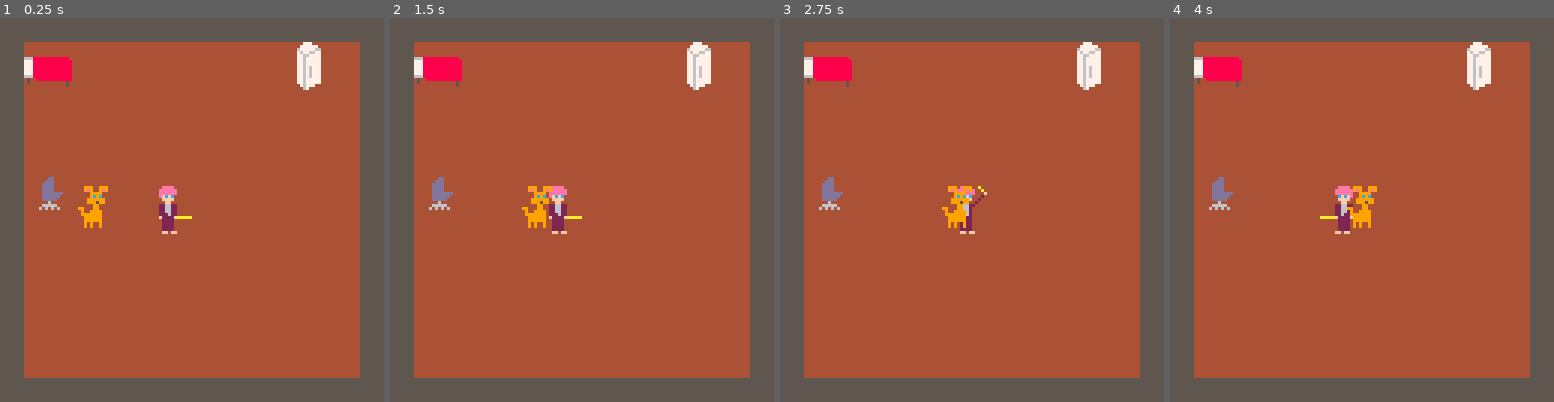
Above: before the commit, frames 1-4 (left to right).
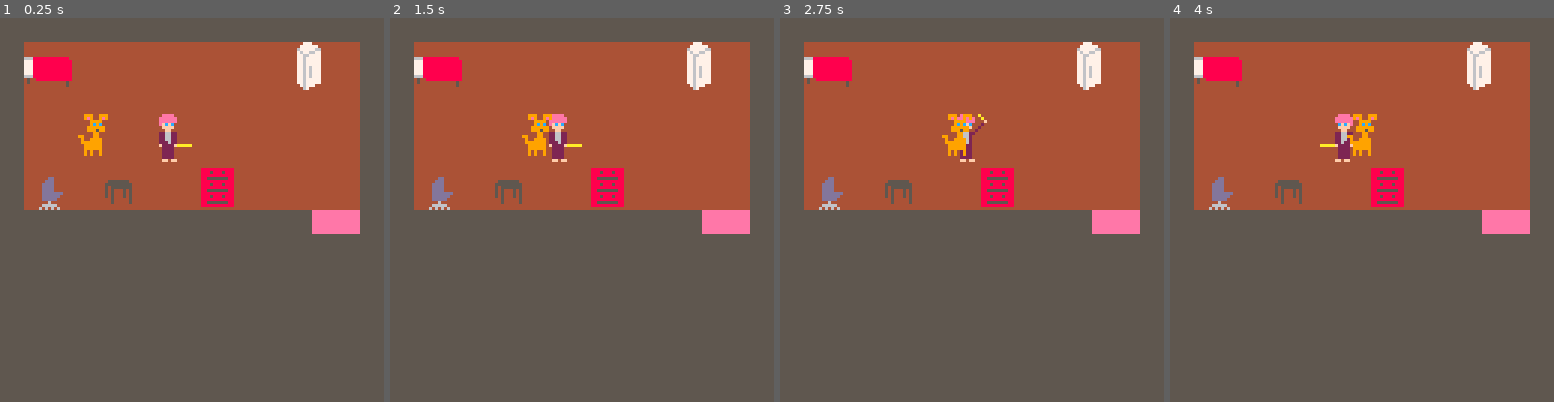
Above: after the commit, the same moments.

Repository: kuhnevan/ims-445-final-project
Game: PICO-8 cartridge final/finalproject.p8
Same seed, same stepped clock (60 frames per second), same inputs: the game is played once before the commit and once after it.
Inputs:
- Up to frame 1 (0.25 s): no input
- Up to frame 2 (1.5 s): tap O (Z key) at 0.7 s
- Up to frame 3 (2.75 s): hold Right 1.6-2.1 s; tap O (Z key) at 1.7, 2.1, 2.5 s; hold Up 2.15-2.42 s; hold Right from 2.47 s (still down)
- Up to frame 4 (4 s): tap O (Z key) at 2.9, 3.3, 3.7 s; release Right at 3.03 s; hold Left 3.08-3.58 s; hold Down 3.63-3.97 s

The runs differ from the first frame. In frame 1, 41% of the frame differs, in the area x 6-94%, y 25-94%; in frame 2, 41%; in frame 3, 40%; in frame 4, 41%.

Commit message:
added dresser, map infrastructure

Diff:
--- a/final/finalproject.p8
+++ b/final/finalproject.p8
@@ -3,7 +3,9 @@
 __lua__
 x = 64
 y = 64
-
+level = 0
+mapwidth = 16
+mapheight = 16
 z = 1
 
 time_t = 0
@@ -13,7 +15,7 @@
 -- initializes the player
 p1 = {
     x = 6 * cellwidth,
-    y = 7 * cellwidth,
+    y = 4 * cellwidth,
     hasbat = false,
     damage = 0,
     health = 10,
@@ -27,7 +29,7 @@
 -- initializes the dog
 dog = {
     x = 2 * cellwidth,
-    y = 7 * cellwidth,
+    y = 4 * cellwidth,
     health = 1000,
     sprindex = 7,
     width = 2,
@@ -137,6 +139,11 @@
     end
 end
 
+function drawmap(lvl)
+	if (lvl == 0) map(0 + lvl*mapwidth, 0 + lvl * mapheight,0 + lvl*mapwidth, 0 + lvl * mapheight,16,16)
+end
+
+
 function _update()
  if (btn(0)) then moveleft(p1) end
  if (btn(1)) then moveright(p1) end
@@ -151,12 +158,20 @@
 
 
 function _draw()
- map(0,0,0,0,16,16)
- --spr(p1.sprindex, p1.x, p1.y, p1.width, p1.height, p1.is_flipped)
- --spr(dog.sprindex, dog.x, dog.y, dog.width, dog.height)
- drawactors()
-
-end
+ drawmap(level)
+ drawactors(level)
+end
+…(11 lines of a section not shown)…
 
 
 
@@ -210,7 +225,7 @@
 
 
 __gff__
-0000000000000001010000000000000000000000000000010100000000000000000000000001000100000000000000000001000000000000000000000000000000000000000000000000000000000000000000000000000000000000000000000000000000000000000000000000000000000000000000000000000000000000
+0000020000020001010000000000000000000000000000010100000000000000000000000001000100010000000000000001000400000000000000000000000001000000000000000000000000000000000000000000000000000000000000000000000000000000000000000000000000000000000000000000000000000000
 0000000000000000000000000000000000000000000000000000000000000000000000000000000000000000000000000000000000000000000000000000000000000000000000000000000000000000000000000000000000000000000000000000000000000000000000000000000000000000000000000000000000000000
 __map__
 3131313131313131313131313131313100000000000000000000000000000000000000000000000000000000000000000000000000000000000000000000000000000000000000000000000000000000000000000000000000000000000000000000000000000000000000000000000000000000000000000000000000000000
@@ -219,15 +234,15 @@
 3132323232323232323232323232323100000000000000000000000000000000000000000000000000000000000000000000000000000000000000000000000000000000000000000000000000000000000000000000000000000000000000000000000000000000000000000000000000000000000000000000000000000000
 3132323232323232323232323232323100000000000000000000000000000000000000000000000000000000000000000000000000000000000000000000000000000000000000000000000000000000000000000000000000000000000000000000000000000000000000000000000000000000000000000000000000000000
 3132323232323232323232323232323100000000000000000000000000000000000000000000000000000000000000000000000000000000000000000000000000000000000000000000000000000000000000000000000000000000000000000000000000000000000000000000000000000000000000000000000000000000
-3125263232323232323232323232323100000000000000000000000000000000000000000000000000000000000000000000000000000000000000000000000000000000000000000000000000000000000000000000000000000000000000000000000000000000000000000000000000000000000000000000000000000000
-3135363232323232323232323232323100000000000000000000000000000000000000000000000000000000000000000000000000000000000000000000000000000000000000000000000000000000000000000000000000000000000000000000000000000000000000000000000000000000000000000000000000000000
-3132323232323232323232323232323100000000000000000000000000000000000000000000000000000000000000000000000000000000000000000000000000000000000000000000000000000000000000000000000000000000000000000000000000000000000000000000000000000000000000000000000000000000
-3132323232323232323232323232323100000000000000000000000000000000000000000000000000000000000000000000000000000000000000000000000000000000000000000000000000000000000000000000000000000000000000000000000000000000000000000000000000000000000000000000000000000000
-3132323232323232323232323232323100000000000000000000000000000000000000000000000000000000000000000000000000000000000000000000000000000000000000000000000000000000000000000000000000000000000000000000000000000000000000000000000000000000000000000000000000000000
-3132323232323232323232323232323100000000000000000000000000000000000000000000000000000000000000000000000000000000000000000000000000000000000000000000000000000000000000000000000000000000000000000000000000000000000000000000000000000000000000000000000000000000
-3132323232323232323232323232323100000000000000000000000000000000000000000000000000000000000000000000000000000000000000000000000000000000000000000000000000000000000000000000000000000000000000000000000000000000000000000000000000000000000000000000000000000000
-3132323232323232323232323232323100000000000000000000000000000000000000000000000000000000000000000000000000000000000000000000000000000000000000000000000000000000000000000000000000000000000000000000000000000000000000000000000000000000000000000000000000000000
-3132323232323232323232323232323100000000000000000000000000000000000000000000000000000000000000000000000000000000000000000000000000000000000000000000000000000000000000000000000000000000000000000000000000000000000000000000000000000000000000000000000000000000
-3131313131313131313131313131313100000000000000000000000000000000000000000000000000000000000000000000000000000000000000000000000000000000000000000000000000000000000000000000000000000000000000000000000000000000000000000000000000000000000000000000000000000000
-3434343434343434343434343434343434000000000000000000000000000000000000000000000000000000000000000000000000000000000000000000000000000000000000000000000000000000000000000000000000000000000000000000000000000000000000000000000000000000000000000000000000000000
+312526322d2e3232404132323232323100000000000000000000000000000000000000000000000000000000000000000000000000000000000000000000000000000000000000000000000000000000000000000000000000000000000000000000000000000000000000000000000000000000000000000000000000000000
+313536323d3e3232505132323232323100000000000000000000000000000000000000000000000000000000000000000000000000000000000000000000000000000000000000000000000000000000000000000000000000000000000000000000000000000000000000000000000000000000000000000000000000000000
+3131313131313131313131313133333100000000000000000000000000000000000000000000000000000000000000000000000000000000000000000000000000000000000000000000000000000000000000000000000000000000000000000000000000000000000000000000000000000000000000000000000000000000
+3131313131313131313131313131313100000000000000000000000000000000000000000000000000000000000000000000000000000000000000000000000000000000000000000000000000000000000000000000000000000000000000000000000000000000000000000000000000000000000000000000000000000000
+3131313131313131313131313131313100000000000000000000000000000000000000000000000000000000000000000000000000000000000000000000000000000000000000000000000000000000000000000000000000000000000000000000000000000000000000000000000000000000000000000000000000000000
+3131313131313131313131313131313100000000000000000000000000000000000000000000000000000000000000000000000000000000000000000000000000000000000000000000000000000000000000000000000000000000000000000000000000000000000000000000000000000000000000000000000000000000
+3131313131313131313131313131313100000000000000000000000000000000000000000000000000000000000000000000000000000000000000000000000000000000000000000000000000000000000000000000000000000000000000000000000000000000000000000000000000000000000000000000000000000000
+3131313131313131313131313131313100000000000000000000000000000000000000000000000000000000000000000000000000000000000000000000000000000000000000000000000000000000000000000000000000000000000000000000000000000000000000000000000000000000000000000000000000000000
+3131313131313131313131313131313122000000000000000000000000000000000000000000000000000000000000000000000000000000000000000000000000000000000000000000000000000000000000000000000000000000000000000000000000000000000000000000000000000000000000000000000000000000
+3131313131313131313131313131313122000000000000000000000000000000000000000000000000000000000000000000000000000000000000000000000000000000000000000000000000000000000000000000000000000000000000000000000000000000000000000000000000000000000000000000000000000000
+3131313131313131313131313131313134000000000000000000000000000000000000000000000000000000000000000000000000000000000000000000000000000000000000000000000000000000000000000000000000000000000000000000000000000000000000000000000000000000000000000000000000000000
 0034343434000000000000000000000034000000000000000000000000000000000000000000000000000000000000000000000000000000000000000000000000000000000000000000000000000000000000000000000000000000000000000000000000000000000000000000000000000000000000000000000000000000
Not shown, changed: 32 lines of the sprite sheet (__gfx__) section of final/finalproject.p8
